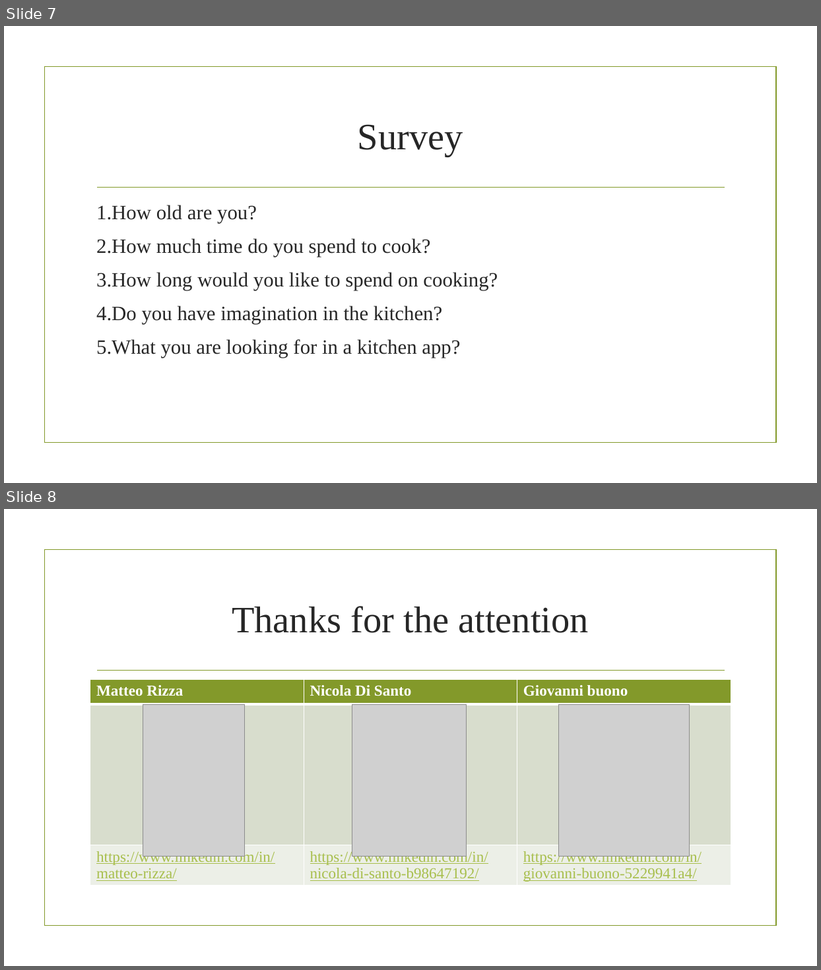
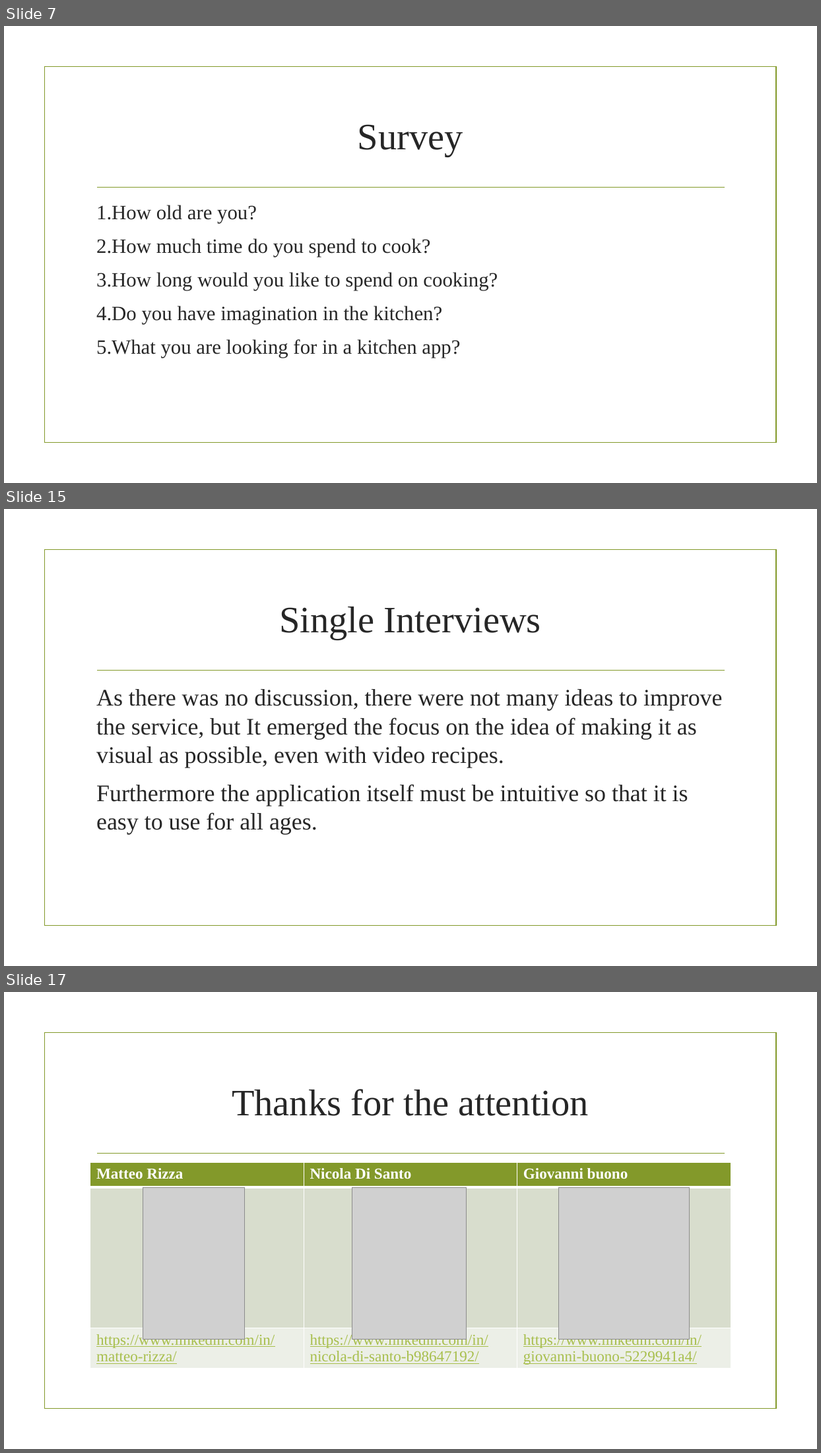
Before and after one commit to nicoDs96/recipes-SE, a slide deck: CookWithMe.pptx. Shown one above the other, each under a label of ours: slides 7 and 8 before the commit, slides 7, 15 and 17 after it; the slides between them are not shown. The pictures are 821x970 and 821x1453 pixels, drawn with LibreOffice and Linux fonts; fonts in the diff are those of the drawing; grey boxes stand for pictures; background and template pictures are left out. Boxes give left, top, right and bottom in pixels: in the first picture for what was removed or moved away, otherwise in the second. Text is boxed around its words. In the diff, an @@ line names an element or a change of style, - is before the commit and + after.

```diff
--- a/CookWithMe.pptx
+++ b/CookWithMe.pptx
@@ slide 15 added at (4, 509, 817, 966), background picture (left out); not listed: 2 template elements that a slide beside it also shows @@
@@ title added at (279, 607, 541, 640), 44 pt, text #262626 @@
+Single Interviews
@@ text added at (96, 689, 723, 834), 28 pt, text #262626 @@
+As there was no discussion, there were not many ideas to improve the service, but It emerged the focus on the idea of making it as visual as possible, even with video recipes.
+Furthermore the application itself must be intuitive so that it is easy to use for all ages.
@@ what was slide 8 is now slide 17 @@
```
Also in this commit, not shown: 8 other slides added, 1 other file.
